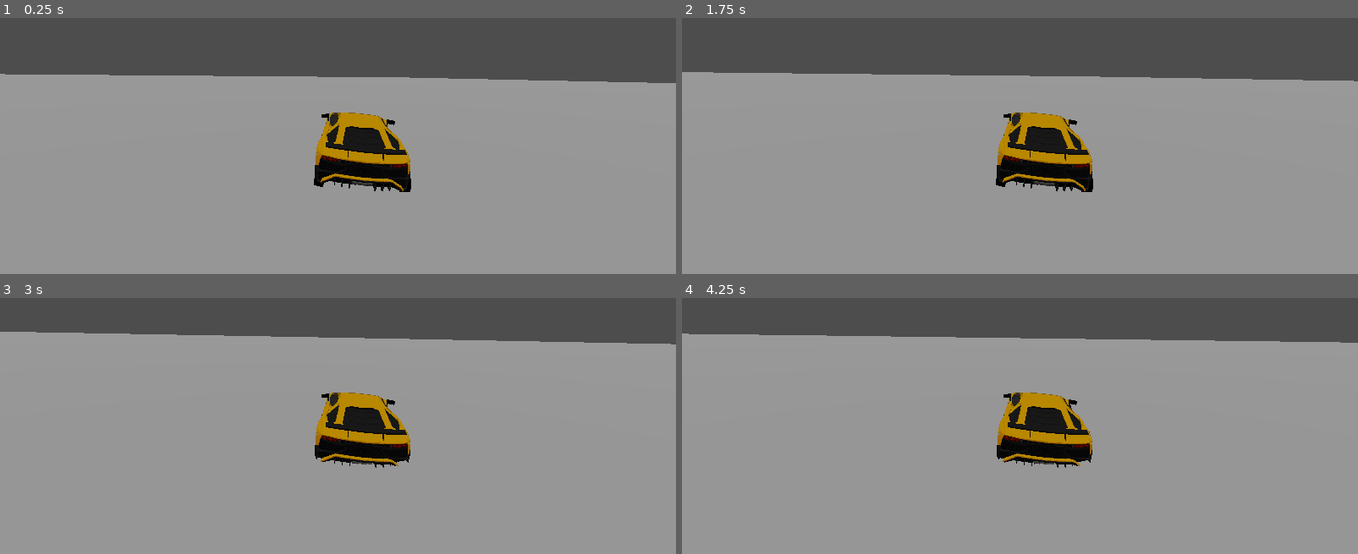
Above: before the commit, frames 1-4 (two rows, left to right).
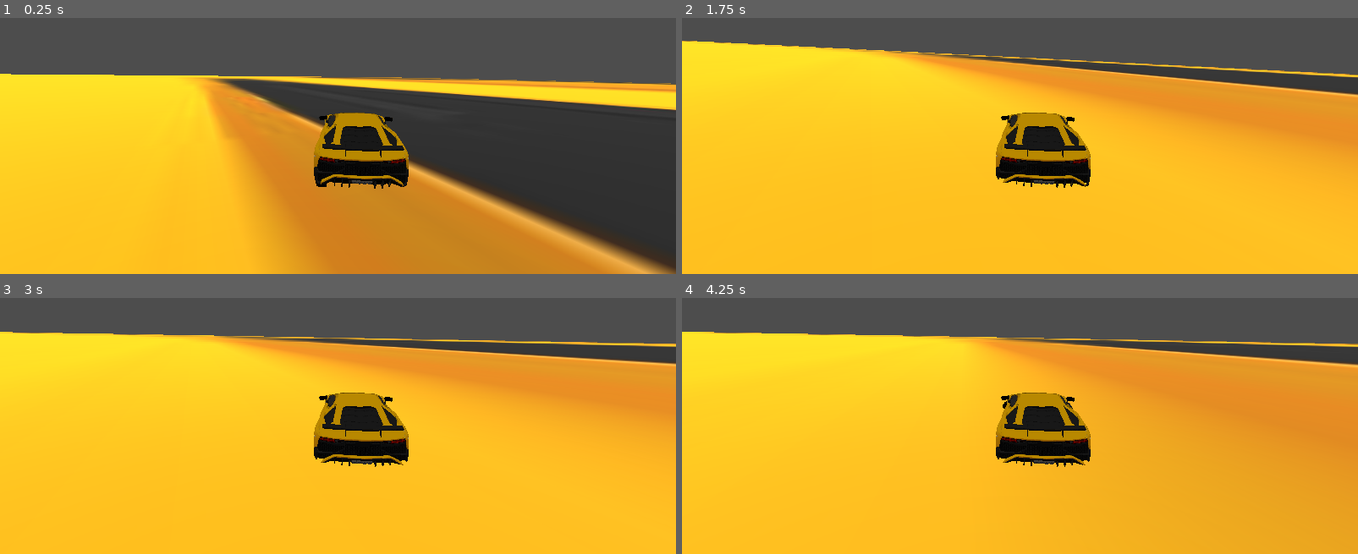
Above: after the commit, the same moments.

Repository: noahhemmingsen/sprint1
Game: Godot game, scene res://game.tscn
The game is run twice, just before and just after one commit, with the same random seed, the same clock (stepped at 60 frames per second) and the same inputs.
Inputs:
- Up to frame 1 (0.25 s): no input
- Up to frame 2 (1.75 s): hold Right (right) 0.53-1.28 s; hold Down (backward) from 1.28 s (still down)
- Up to frame 3 (3 s): release Down (backward) at 2.03 s; hold Right (right) 2.03-2.78 s; tap Enter at 2.75 s; hold Up (forward) from 2.78 s (still down)
- Up to frame 4 (4.25 s): release Up (forward) at 3.53 s; hold Left (left) from 3.53 s (still down)

The runs differ from the first frame. In frame 1, 74% of the frame differs, in the area x 0-100%, y 21-100%; in frame 2, 81%; in frame 3, 82%; in frame 4, 82%, in the area x 0-100%, y 13-100%.

Commit message:
Adjusted the weight and gravity of the car

Diff:
--- a/car.tscn
+++ b/car.tscn
@@ -18,10 +18,11 @@
 
 [node name="car" type="VehicleBody3D"]
 transform = Transform3D(-0.191435, 0.00802468, -0.981472, 0.0267438, 0.999638, 0.0029565, 0.981141, -0.0256819, -0.191579, 540.033, 23.7909, 49.8366)
+mass = 74.351
 script = ExtResource("1_hmkyg")
 
 [node name="rear_left" type="VehicleWheel3D" parent="."]
-transform = Transform3D(0.76561, -0.125354, 0.195262, 0.127701, 0.789716, 0.00627328, -0.193735, 0.0251653, 0.775781, 0.142639, -0.084528, -1.97601)
+transform = Transform3D(0.775347, -0.0136695, 0.196594, 0.0141017, 0.799874, 9.28761e-07, -0.196563, 0.00346448, 0.77547, 0.118553, -0.0838013, -2.00586)
 use_as_traction = true
 wheel_roll_influence = 0.0
 wheel_radius = 0.3
@@ -31,7 +32,7 @@
 mesh = SubResource("CylinderMesh_ecubo")
 
 [node name="rear_right" type="VehicleWheel3D" parent="."]
-transform = Transform3D(0.780313, 0.0682224, 0.162655, -0.0695379, 0.796971, -0.000676145, -0.162097, -0.0134788, 0.783292, -1.90688, -0.0022831, -1.58685)
+transform = Transform3D(0.780313, 0.0682224, 0.162655, -0.0695379, 0.79697, -0.000676143, -0.162097, -0.0134788, 0.783292, -1.6959, -0.00904846, -1.20917)
 use_as_traction = true
 wheel_roll_influence = 0.0
 wheel_radius = 0.3
@@ -41,7 +42,7 @@
 mesh = SubResource("CylinderMesh_ecubo")
 
 [node name="front_left" type="VehicleWheel3D" parent="."]
-transform = Transform3D(0.783282, 0.0123048, 0.16223, -0.0125659, 0.799901, 1.92085e-09, -0.16221, -0.0025482, 0.783379, 0.613651, 0.0630741, 0.924744)
+transform = Transform3D(0.765738, 0.0119035, 0.231308, -0.0118922, 0.799909, -0.00179617, -0.231309, -0.00171919, 0.765829, 0.832443, 0.0573425, 0.88208)
 use_as_steering = true
 wheel_roll_influence = 0.0
 wheel_radius = 0.3
@@ -51,7 +52,7 @@
 mesh = SubResource("CylinderMesh_ecubo")
 
 [node name="front_right" type="VehicleWheel3D" parent="."]
-transform = Transform3D(0.783282, 0.0123048, 0.16223, -0.0125659, 0.799902, 5.57338e-09, -0.16221, -0.0025482, 0.783379, -0.840782, 0.15509, 1.44562)
+transform = Transform3D(0.783282, 0.0123048, 0.16223, -0.0125659, 0.799902, 5.96629e-09, -0.16221, -0.0025482, 0.783379, -0.911037, 0.158035, 1.08545)
 use_as_steering = true
 wheel_roll_influence = 0.0
 wheel_radius = 0.3
@@ -69,4 +70,4 @@
 shape = SubResource("BoxShape3D_a824i")
 
 [node name="CAR Model" parent="." instance=ExtResource("1_kfhy6")]
-transform = Transform3D(0.0095981, -0.000758587, 0.00270206, 0.00055565, 0.00995085, 0.000819882, -0.00275097, -0.000636792, 0.00959305, -0.156151, -0.169098, -0.297363)
+transform = Transform3D(0.00960949, -8.9717e-06, 0.00276725, -0.000208041, 0.00996933, 0.000754755, -0.00275944, -0.000782852, 0.00957981, -0.156151, -0.169098, -0.297363)
--- a/carscript.gd
+++ b/carscript.gd
@@ -1,5 +1,5 @@
 extends VehicleBody3D
 
 func _physics_process(delta):
-	engine_force = Input.get_action_strength("backward") - Input.get_action_strength("forward") * 400
+	engine_force = Input.get_action_strength("backward") - Input.get_action_strength("forward") * -1400
 	steering = Input.get_action_strength("left") - Input.get_action_strength("right") * 0.4
--- a/game.tscn
+++ b/game.tscn
@@ -1,9 +1,17 @@
-[gd_scene load_steps=5 format=3 uid="uid://q2tp6fj5j4l2"]
+[gd_scene load_steps=8 format=3 uid="uid://q2tp6fj5j4l2"]
 
 [ext_resource type="PackedScene" uid="uid://c584e1whpcyle" path="res://car.tscn" id="1_gmei2"]
 [ext_resource type="Script" path="res://collision_shape.gd" id="1_h2w5l"]
+[ext_resource type="Texture2D" uid="uid://du0e03ciw82pv" path="res://CAR Model_Lamborginhi Aventador_diffuse.jpg" id="2_ew5w6"]
+
+[sub_resource type="StandardMaterial3D" id="StandardMaterial3D_oa53k"]
+albedo_texture = ExtResource("2_ew5w6")
+
+[sub_resource type="StandardMaterial3D" id="StandardMaterial3D_5xrfd"]
+albedo_texture = ExtResource("2_ew5w6")
 
 [sub_resource type="BoxMesh" id="BoxMesh_pncju"]
+material = SubResource("StandardMaterial3D_5xrfd")
 size = Vector3(5000, 1, 5000)
 
 [sub_resource type="BoxShape3D" id="BoxShape3D_pte3a"]
@@ -12,14 +20,16 @@
 [node name="game" type="Node3D"]
 
 [node name="car" type="Node3D" parent="."]
-transform = Transform3D(1, 0, 0, 0, 1, 0, 0, 0, 1, -16.0151, 0.477342, 0)
+transform = Transform3D(1, 0, 0, 0, 1, 0, 0, 0, 1, -16.0151, 0.477342, -238.17)
 
 [node name="vehicle" parent="car" instance=ExtResource("1_gmei2")]
 transform = Transform3D(-0.182325, 0.00538354, -0.170964, 0.00668595, 0.249909, 0.000739232, 0.170918, -0.00403311, -0.182403, 168.907, 23.3136, 61.3254)
+gravity_scale = 2.231
 
 [node name="StaticBody3D" type="StaticBody3D" parent="."]
 
 [node name="ground" type="MeshInstance3D" parent="StaticBody3D"]
+material_override = SubResource("StandardMaterial3D_oa53k")
 mesh = SubResource("BoxMesh_pncju")
 skeleton = NodePath("../..")
 
